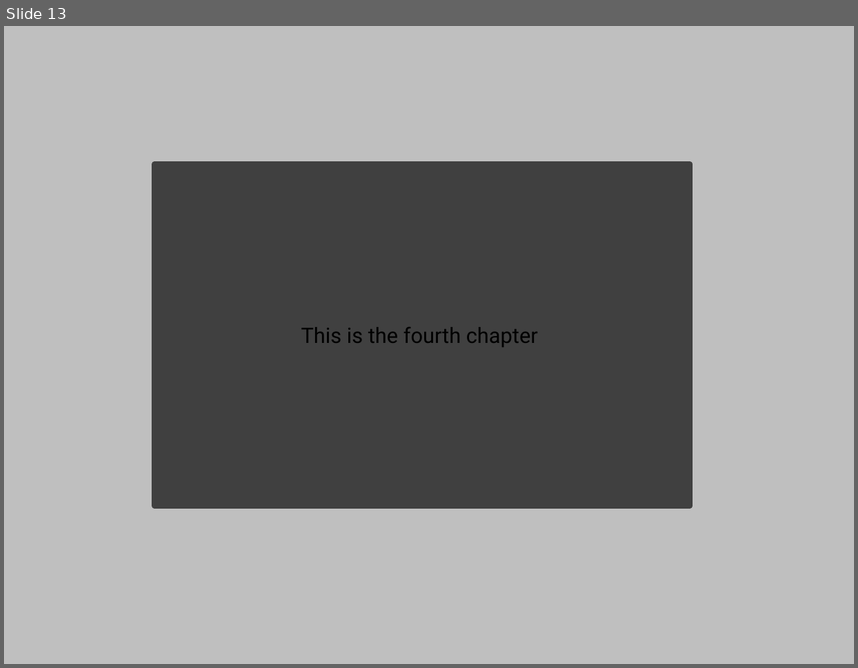
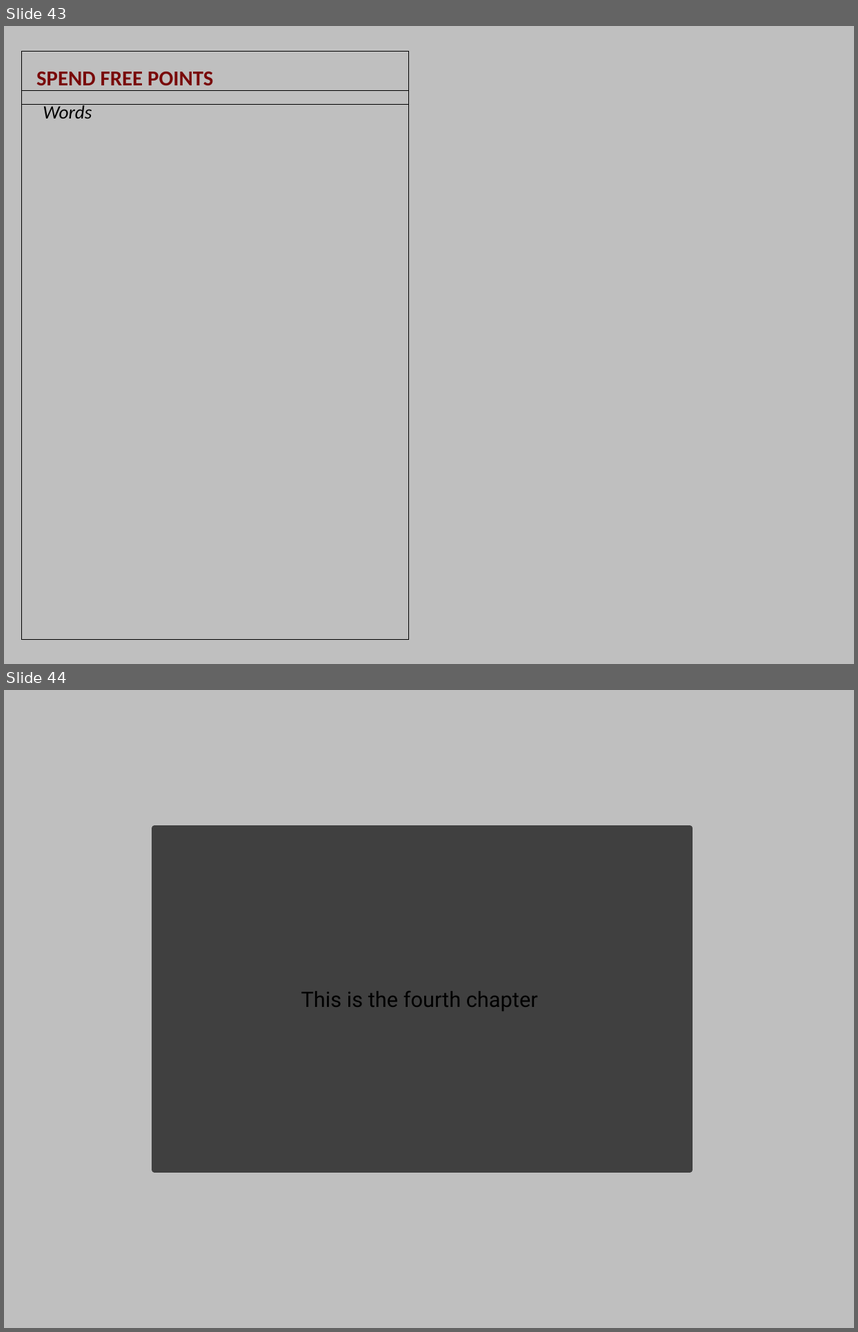
Before and after one commit to D6Digital/SWENGFrame, a slide deck: github resources/EclipsePhase.pptm. Shown one above the other, each under a label of ours: slide 13 before the commit, slides 43 and 44 after it. The pictures are 858x668 and 858x1332 pixels, drawn with LibreOffice and Linux fonts; fonts in the diff are those of the drawing. Boxes give left, top, right and bottom in pixels: in the first picture for what was removed or moved away, otherwise in the second. Text is boxed around its words. In the diff, an @@ line names an element or a change of style, - is before the commit and + after.

```diff
--- a/github resources/EclipsePhase.pptm
+++ b/github resources/EclipsePhase.pptm
@@ slide 43 added at (x1=4, y1=26, x2=854, y2=664), background #BFBFBF @@
@@ rectangle added at (x1=22, y1=51, x2=410, y2=104), outline #000000 0.75 pt @@
@@ text added at (x1=36, y1=72, x2=213, y2=91), 18 pt, text #790909, bold @@
+SPEND FREE POINTS
@@ rectangle added at (x1=22, y1=91, x2=410, y2=639), outline #000000 0.75 pt @@
@@ text added at (x1=43, y1=104, x2=92, y2=118), 16 pt, text #000000, italic @@
+Words
@@ what was slide 13 is now slide 44 @@
```
Also in this commit, not shown: 2 slides changed, 32 other slides added, 2 slides removed, 4 other files.
